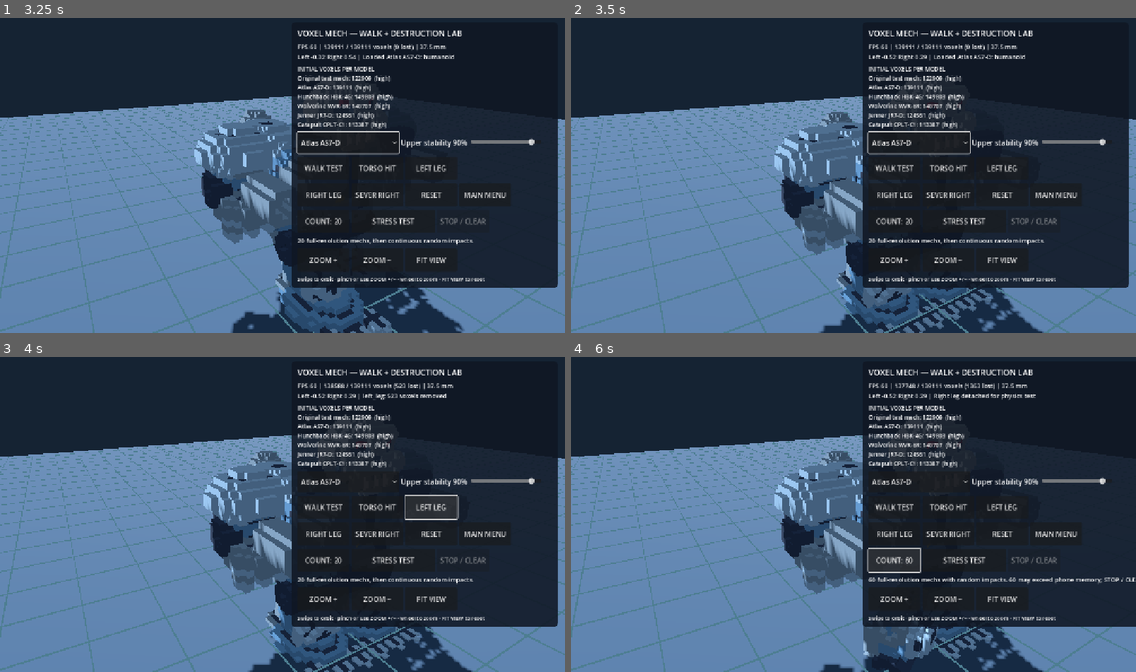
Above: before the commit, frames 1-4 (two rows, left to right).
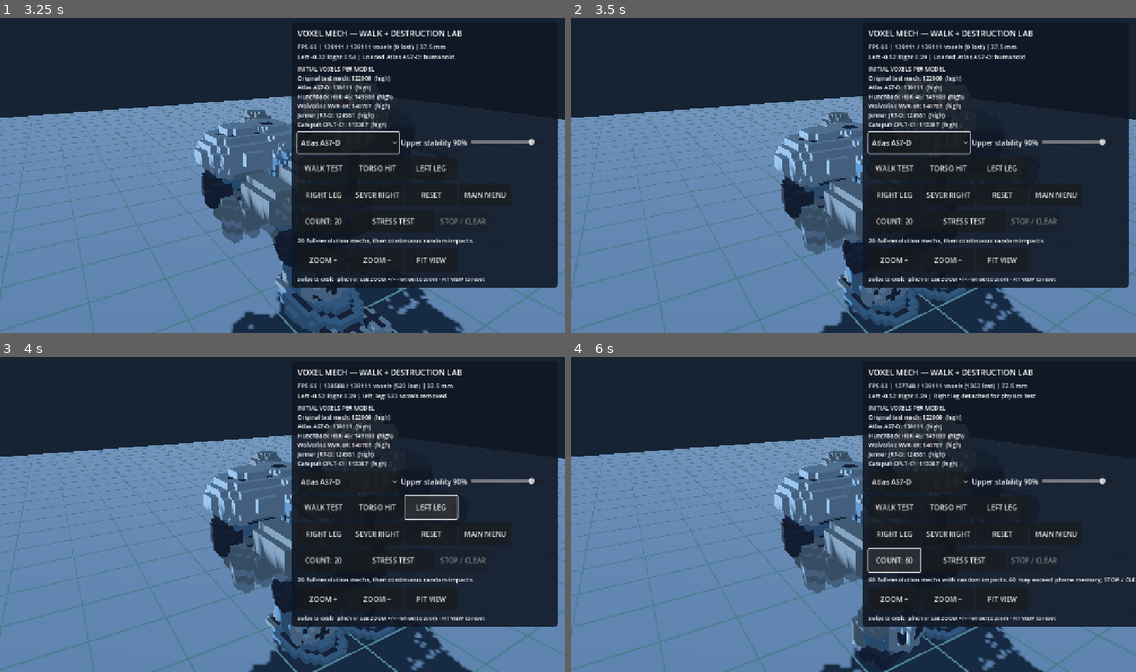
Above: after the commit, the same moments.

Repository: drag0nblad3/BtechMobile
Game: Godot game, scene res://scenes/voxel_mech_lab.tscn
Same seed, same stepped clock (60 frames per second), same inputs: the game is played once before the commit and once after it. This scene is started directly instead of the project's main scene.
Inputs:
- Up to frame 1 (3.25 s): click "Original test mech" at 0.5 s; click "WALK TEST" at 1.25 s; click "Atlas AS7-D" at 2 s; click "TORSO HIT" at 2.75 s
- Up to frame 2 (3.5 s): no input
- Up to frame 3 (4 s): click "LEFT LEG" at 3.5 s
- Up to frame 4 (6 s): click "RIGHT LEG" at 4.25 s; click "SEVER RIGHT" at 5 s; click "COUNT: 20" at 5.75 s

Frame 1 is identical in both runs. In frame 2, 1.1% of the frame differs, in the area x 47-75%, y 70-100%; in frame 3, 1.1%; in frame 4, 1.4%, in the area x 49-75%, y 79-100%.

Commit message:
Straighten heavy humanoid neutral stance without changing gait IK or gait timing

Diff:
--- a/src/view/units/voxel_mech.gd
+++ b/src/view/units/voxel_mech.gd
@@ -156,11 +156,14 @@
 					hock.rotation.x = angles.z
 					ankles[side].rotation.x = angles.w
 		else:
-			hip.rotation.x = 0.25
+			# More upright neutral display pose: the old 0.5-radian knee bend
+			# made the heavy humanoids squat and obscured most thigh armor.
+			# Walking still uses the original two-link gait IK unchanged.
+			hip.rotation.x = 0.12
 			var knee: Node3D = knees[side]
 			if knee.get_parent() == hip:
-				knee.rotation.x = -0.5
-				ankles[side].rotation.x = 0.25
+				knee.rotation.x = -0.24
+				ankles[side].rotation.x = 0.12
 		var shoulder: Node3D = arms[side]
 		if shoulder.get_parent() == _upper:
 			shoulder.rotation.x = 0.0
